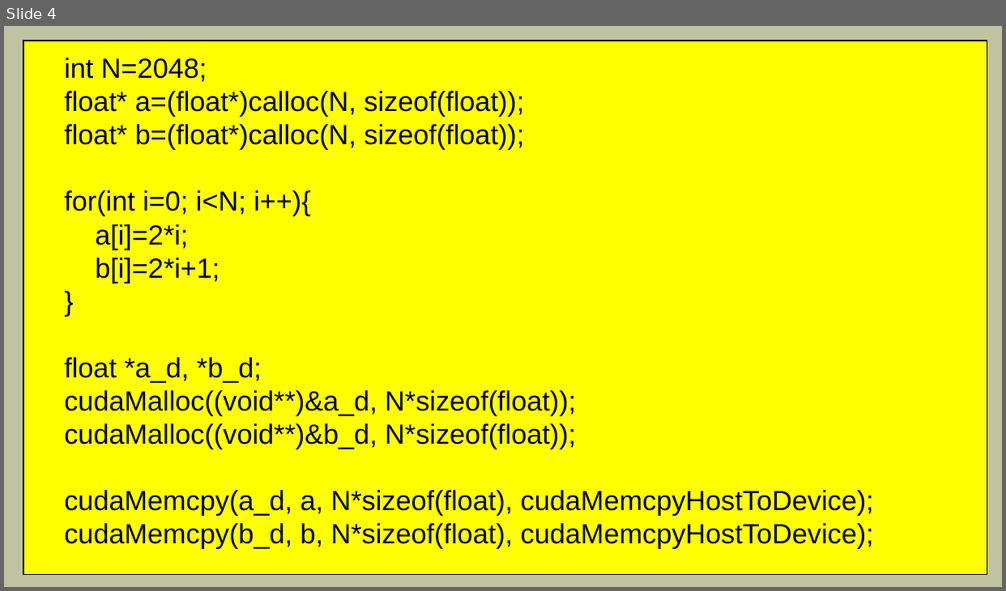
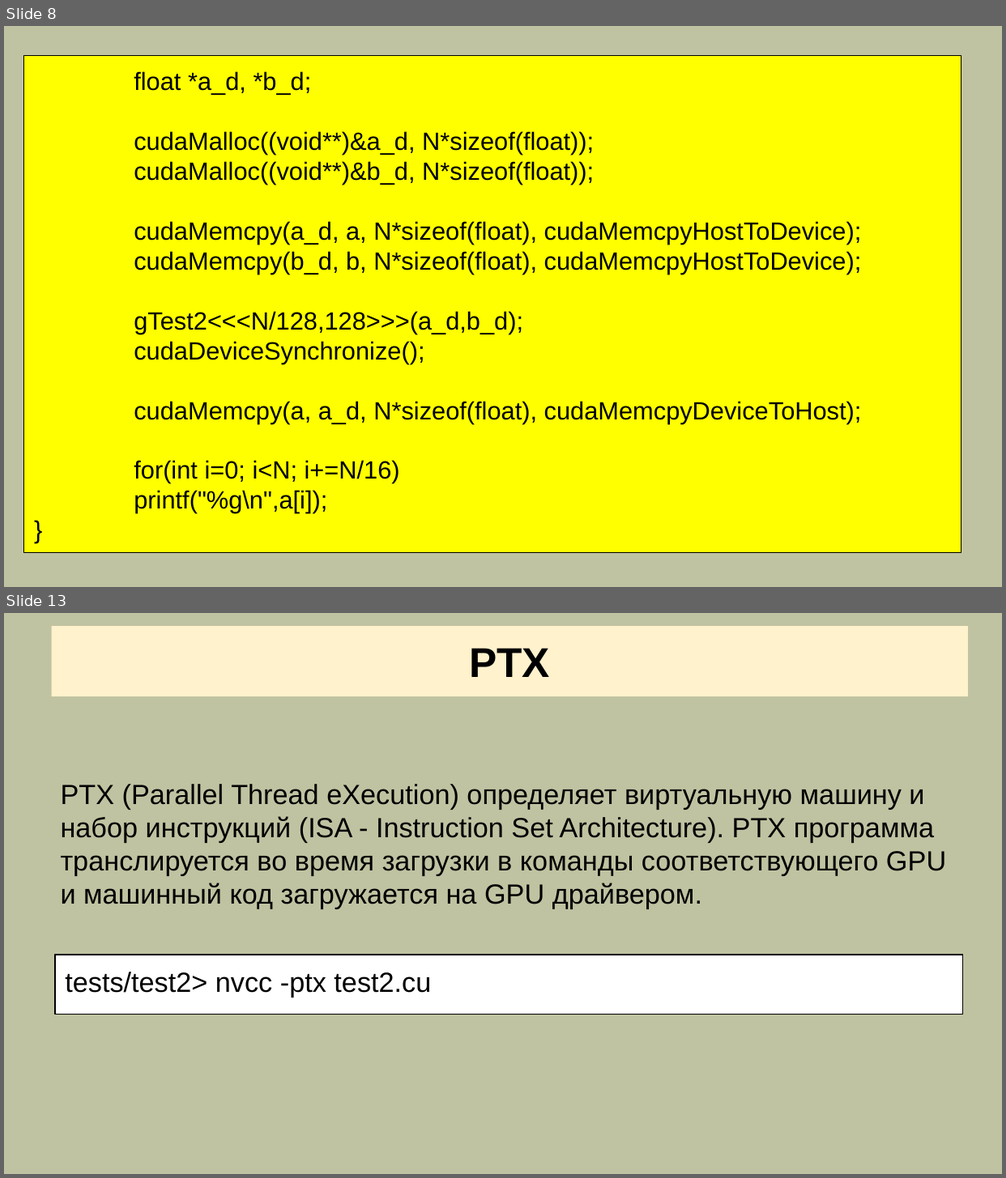
Before and after one commit to mlkv52/sibsutis_cuda_bachelors-2025, a slide deck: Лекции/pptx/Лекция8-ПГП-2025.pptx. Shown one above the other, each under a label of ours: slide 4 before the commit, slides 8 and 13 after it; the slides between them are not shown. The pictures are 1006x591 and 1006x1178 pixels, drawn with LibreOffice and Linux fonts; fonts in the diff are those of the drawing. Boxes give left, top, right and bottom in pixels: in the first picture for what was removed or moved away, otherwise in the second. Text is boxed around its words. In the diff, an @@ line names an element or a change of style, - is before the commit and + after.

```diff
--- a/Лекции/pptx/Лекция8-ПГП-2025.pptx
+++ b/Лекции/pptx/Лекция8-ПГП-2025.pptx
@@ slide 13 added at bbox=[4, 613, 1002, 1174], background #C0C3A1 @@
@@ rectangle added at bbox=[52, 626, 968, 696], fill #FFF2CC, 30 pt, text #000000, bold @@
+PTX
@@ text added at bbox=[61, 784, 946, 909], 20 pt, text #000000 @@
+PTX (Parallel Thread eXecution) определяет виртуальную машину и набор инструкций (ISA - Instruction Set Architecture). PTX программа транслируется во время загрузки в команды соответствующего GPU и машинный код загружается на GPU драйвером.
@@ rectangle added at bbox=[55, 956, 962, 1015], fill #FFFFFF, outline #000000 0.75 pt, 20 pt, text #000000 @@
+tests/test2> nvcc -ptx test2.cu
@@ what was slide 4 is now slide 8 @@
@@ slide 8 changed as well @@
@@ rectangle "float *a_d, *b_d;": place and size @@
-rectangle "float *a_d, *b_d;" at bbox=[24, 41, 988, 575]
+rectangle "float *a_d, *b_d;" at bbox=[24, 56, 961, 554]
@@ text in rectangle at bbox=[64, 58, 524, 283]: paragraphs removed @@
-int N=2048;
-float* a=(float*)calloc(N, sizeof(float));
-float* b=(float*)calloc(N, sizeof(float));
-for(int i=0; i<N; i++){
-a[i]=2*i;
-b[i]=2*i+1;
-}
@@ text in rectangle at bbox=[134, 71, 862, 274]: size 20 to 18 pt in "float *a_d, *b_d;", "cudaMalloc((void**)&a_d, N*sizeof(float));", "cudaMalloc((void**)&b_d, N*sizeof(float));", "cudaMemcpy(a_d, a, N*sizeof(float), cudaMemcpyHostToDevice);" and 1 more places @@
@@ text in rectangle at bbox=[134, 311, 862, 514]: paragraphs added @@
+gTest2<<<N/128,128>>>(a_d,b_d);
+cudaDeviceSynchronize();
+cudaMemcpy(a, a_d, N*sizeof(float), cudaMemcpyDeviceToHost);
+for(int i=0; i<N; i+=N/16)
+printf("%g\n",a[i]);
+}
```
Also in this commit, not shown: 4 other slides changed, 25 other slides added, 9 slides removed, 6 other files.
